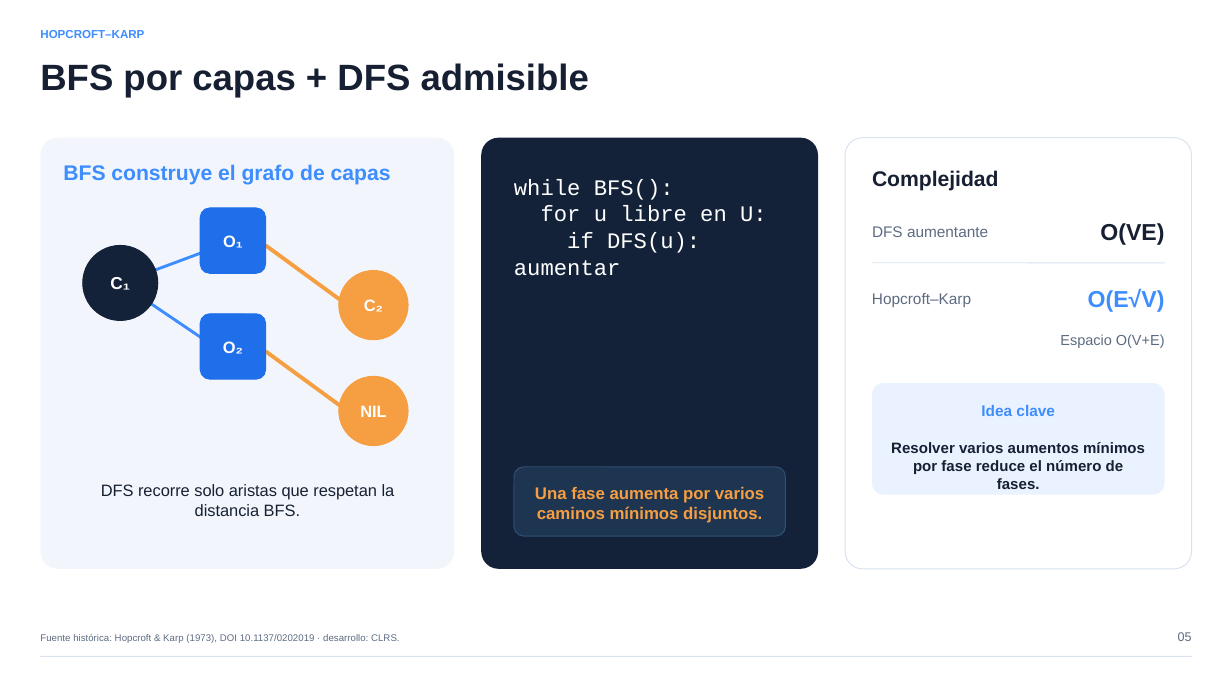
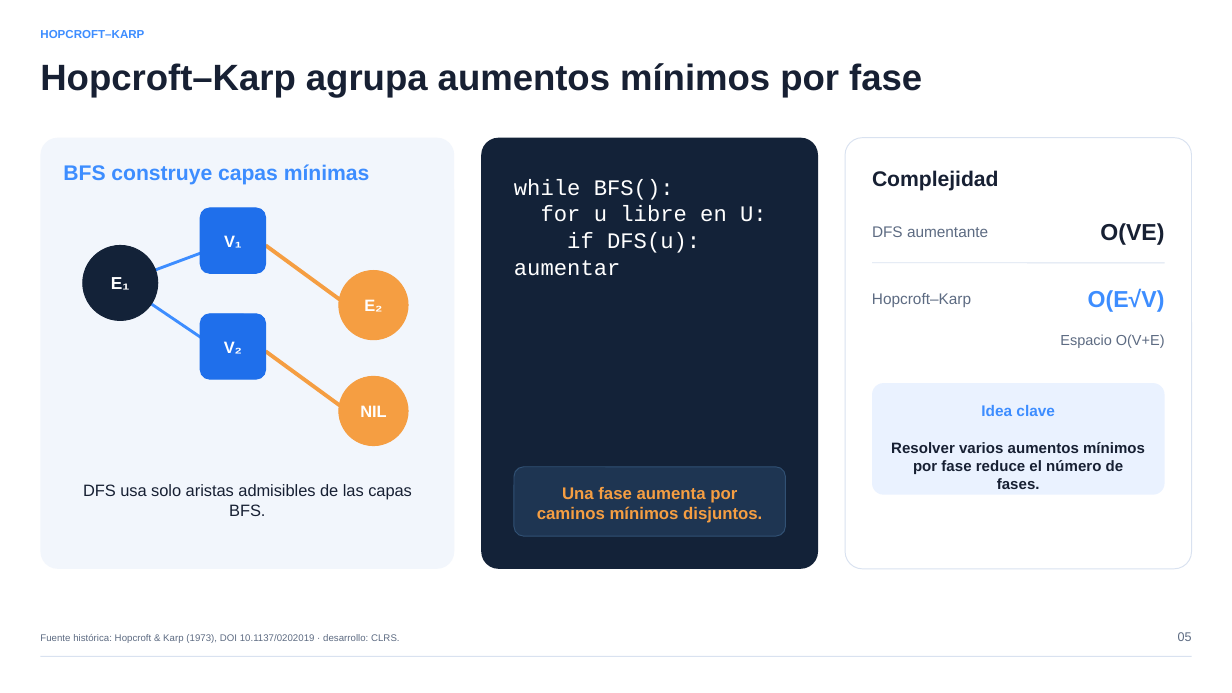
Before and after one commit to llabans/grafos-LLM, a slide deck: slide 5 of outputs/proyecto_final_KISS_research_var_cases.pptx. Drawn at 1232x693 pixels with LibreOffice and Linux fonts; fonts in the diff are those of the drawing. Boxes give left, top, right and bottom in pixels: in the first picture for what was removed or moved away, otherwise in the second. Text is boxed around its words. In the diff, an @@ line names an element or a change of style, - is before the commit and + after.

```diff
--- a/outputs/proyecto_final_KISS_research_var_cases.pptx
+++ b/outputs/proyecto_final_KISS_research_var_cases.pptx
@@ text at (x1=40, y1=63, x2=922, y2=97): text changed @@
-BFS por capas + DFS admisible
+Hopcroft–Karp agrupa aumentos mínimos por fase
@@ text at (x1=63, y1=164, x2=370, y2=185): text changed @@
-BFS construye el grafo de capas
+BFS construye capas mínimas
@@ text in rounded rectangle at (x1=224, y1=235, x2=242, y2=248): text changed @@
-O₁
+V₁
@@ text in ellipse at (x1=111, y1=277, x2=130, y2=290): text changed @@
-C₁
+E₁
@@ text in ellipse at (x1=364, y1=299, x2=382, y2=312): text changed @@
-C₂
+E₂
@@ text in rounded rectangle at (x1=224, y1=341, x2=242, y2=354): text changed @@
-O₂
+V₂
@@ text at (x1=83, y1=484, x2=412, y2=516): text changed @@
-DFS recorre solo aristas que respetan la distancia BFS.
+DFS usa solo aristas admisibles de las capas BFS.
@@ text at (x1=537, y1=487, x2=762, y2=523): text changed @@
-Una fase aumenta por varios caminos mínimos disjuntos.
+Una fase aumenta por caminos mínimos disjuntos.
```
Also in this commit, not shown: 8 other slides changed, 46 other files.
